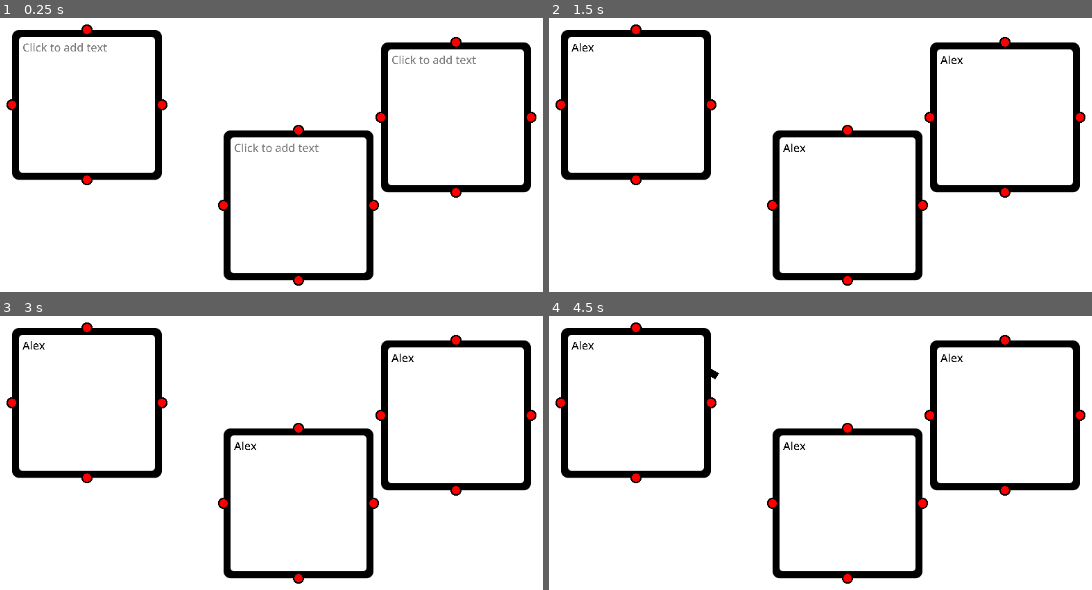
Above: before the commit, frames 1-4 (two rows, left to right).
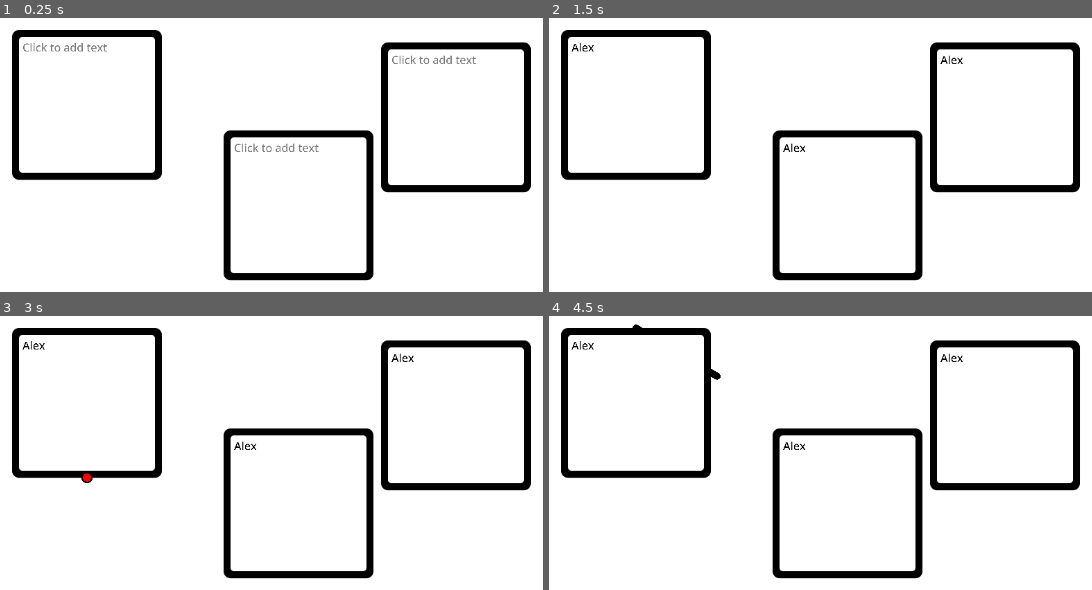
Above: after the commit, the same moments.

Repository: Shuflduf/Flow-Chart
Game: Godot game, scene res://scenes/main.tscn
Same seed, same stepped clock (60 frames per second), same inputs: the game is played once before the commit and once after it. The engine's default icon, where the game draws it, is replaced by a stand-in: a white triangle on a blue panel in a dark square.
Inputs (mouse positions are in pixels of both pictures, inside the frame that each line leads up to):
- Up to frame 1 (0.25 s): no input
- Up to frame 2 (1.5 s): click (635, 105) at 0.52 s; type "Alex" at 0.6 s; click (847, 204) at 0.75 s; type "Alex" at 0.83 s; click (1005, 116) at 0.98 s; type "Alex" at 1.07 s; drag from (outside the picture) to (918, 75) at 1.27 s
- Up to frame 3 (3 s): tap Enter at 2 s; drag from (10, 403) to (249, 562) at 2.02 s; move the mouse to (86, 477) at 2.77 s; press the mouse at (86, 477) at 2.78 s
- Up to frame 4 (4.5 s): release the mouse at (635, 477) at 3.5 s; tap Space at 3.5 s; drag from (711, 403) to (597, 406) at 3.52 s; tap Enter at 4.25 s; drag from (635, 326) to (880, 472) at 4.27 s

The runs differ from the first frame. In frame 1, 0.7% of the frame differs, in the area x 1-99%, y 2-98%; in frame 2, 0.7%; in frame 3, 0.6%; in frame 4, 0.7%.

Commit message:
cleaned up handles by invising them

Diff:
--- /dev/null
+++ b/resources/no_texture.tres
@@ -0,0 +1,15 @@
+[gd_resource type="StyleBoxFlat" format=3 uid="uid://dfm61y3q7yh6"]
+
+[resource]
+bg_color = Color(0.6, 0.6, 0.6, 0)
+border_width_left = 2
+border_width_top = 2
+border_width_right = 2
+border_width_bottom = 2
+border_color = Color(0, 0, 0, 0)
+corner_radius_top_left = 20
+corner_radius_top_right = 20
+corner_radius_bottom_right = 20
+corner_radius_bottom_left = 20
+anti_aliasing = false
+anti_aliasing_size = 0.01
--- a/scenes/handle.tscn
+++ b/scenes/handle.tscn
@@ -1,13 +1,13 @@
 [gd_scene load_steps=3 format=3 uid="uid://22388onf67bk"]
 
-[ext_resource type="StyleBox" uid="uid://ba2126hcropnr" path="res://resources/handle.tres" id="1_5fc7q"]
+[ext_resource type="StyleBox" uid="uid://dfm61y3q7yh6" path="res://resources/no_texture.tres" id="1_d2rgy"]
 [ext_resource type="Script" path="res://scripts/handle.gd" id="2_cms6t"]
 
 [node name="Handle" type="Panel"]
 offset_right = 16.0
 offset_bottom = 16.0
 mouse_default_cursor_shape = 2
-theme_override_styles/panel = ExtResource("1_5fc7q")
+theme_override_styles/panel = ExtResource("1_d2rgy")
 script = ExtResource("2_cms6t")
 
 [connection signal="gui_input" from="." to="." method="_on_gui_input"]
--- a/scenes/node.tscn
+++ b/scenes/node.tscn
@@ -41,7 +41,6 @@
 [node name="Outline" type="MarginContainer" parent="."]
 unique_name_in_owner = true
 layout_mode = 2
-mouse_filter = 0
 mouse_default_cursor_shape = 8
 theme_override_constants/margin_left = 10
 theme_override_constants/margin_top = 10
@@ -112,8 +111,8 @@
 [node name="Sprite2D" type="Sprite2D" parent="Pointers"]
 texture = ExtResource("2_ye5ua")
 
-[connection signal="mouse_entered" from="." to="." method="_on_mouse_entered"]
-[connection signal="mouse_exited" from="." to="." method="_on_mouse_exited"]
 [connection signal="gui_input" from="Outline" to="." method="_on_margin_container_gui_input"]
 [connection signal="gui_input" from="Outline/PanelContainer/MarginContainer" to="." method="_on_gui_input"]
 [connection signal="gui_input" from="Outline/PanelContainer/MarginContainer/TextEdit" to="." method="_on_text_edit_gui_input"]
+[connection signal="mouse_entered" from="Handles" to="." method="_on_handles_mouse_entered"]
+[connection signal="mouse_exited" from="Handles" to="." method="_on_handles_mouse_exited"]
--- a/scripts/global.gd
+++ b/scripts/global.gd
@@ -12,7 +12,6 @@
 	await get_tree().process_frame
 	var highest := -INF
 	for i in whos_on_top:
-		#print(i.z_index)
 		if i.z_index > highest:
 			highest = i.z_index
 			active_node = i
--- a/scripts/handle.gd
+++ b/scripts/handle.gd
@@ -1,8 +1,15 @@
 class_name Handle
 extends Panel
 
-var mouse_in_area := false
+var mouse_in_area := false:
+	set(value):
+		toggle_handles_texture(value)
+		mouse_in_area = value
 var pointer_ends: Array[Pointer]
+
+const HANDLE_TEX = preload("res://resources/handle.tres")
+const NO_TEXTURE = preload("res://resources/no_texture.tres")
+
 
 func _on_gui_input(event: InputEventMouse) -> void:
 	if event.is_action_pressed("mouse_left"):
@@ -23,6 +30,8 @@
 			new_pointer.default_color = Color.BLACK
 			new_pointer.z_index = -4000
 			new_pointer.start_pos = self
+			new_pointer.begin_cap_mode = Line2D.LINE_CAP_ROUND
+			new_pointer.end_cap_mode = Line2D.LINE_CAP_ROUND
 
 			add_child(new_pointer)
 			Global.active_pointer = get_children()[-1]
@@ -35,6 +44,7 @@
 				if Global.active_pointer.end_pos == null:
 					nevermind_pointer_invalid_sowwy()
 
+
 func holding_down() -> bool:
 	return Input.is_action_pressed("mouse_left")
 
@@ -42,13 +52,16 @@
 func _on_mouse_entered() -> void:
 	mouse_in_area = true
 
+
 func _on_mouse_exited() -> void:
 	mouse_in_area = false
+
 
 func _process(_delta: float) -> void:
 	if mouse_in_area:
 		if Input.is_action_just_released("mouse_left"):
 			set_second_point()
+
 
 func set_second_point() -> void:
 	var handles_on_same_node := get_parent().get_children()
@@ -61,9 +74,11 @@
 	else:
 		nevermind_pointer_invalid_sowwy()
 
+
 func nevermind_pointer_invalid_sowwy() -> void:
 	Global.active_pointer.queue_free()
 	print('remove')
+
 
 func _node_moved() -> void:
 	for pointer in pointer_ends:
@@ -71,3 +86,10 @@
 
 	for pointer in get_children():
 		pointer.update_pos()
+
+
+func toggle_handles_texture(enable: bool) -> void:
+	if enable:
+		add_theme_stylebox_override("panel", HANDLE_TEX)
+	else:
+		add_theme_stylebox_override("panel", NO_TEXTURE)
--- a/scripts/node.gd
+++ b/scripts/node.gd
@@ -107,7 +107,7 @@
 
 func _on_mouse_entered() -> void:
 	hovering = true
-
+	print("INjkhbfdkjg")
 
 func _on_mouse_exited() -> void:
 	hovering = false
@@ -151,6 +151,7 @@
 		size.y = clamp(size.y, Global.settings.min_size, Global.settings.max_size)
 		update_handles_position()
 		_moved()
+		#toggle_handles_texture(true)
 
 
 	if event.is_action_pressed("mouse_left"):
